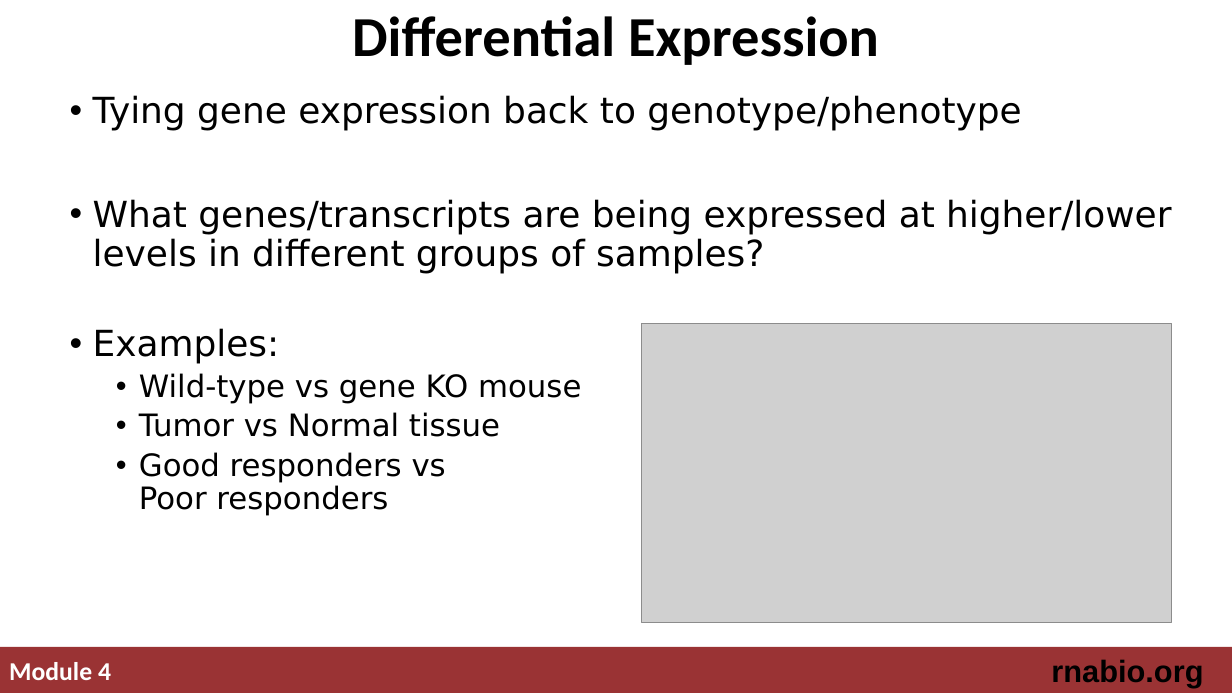
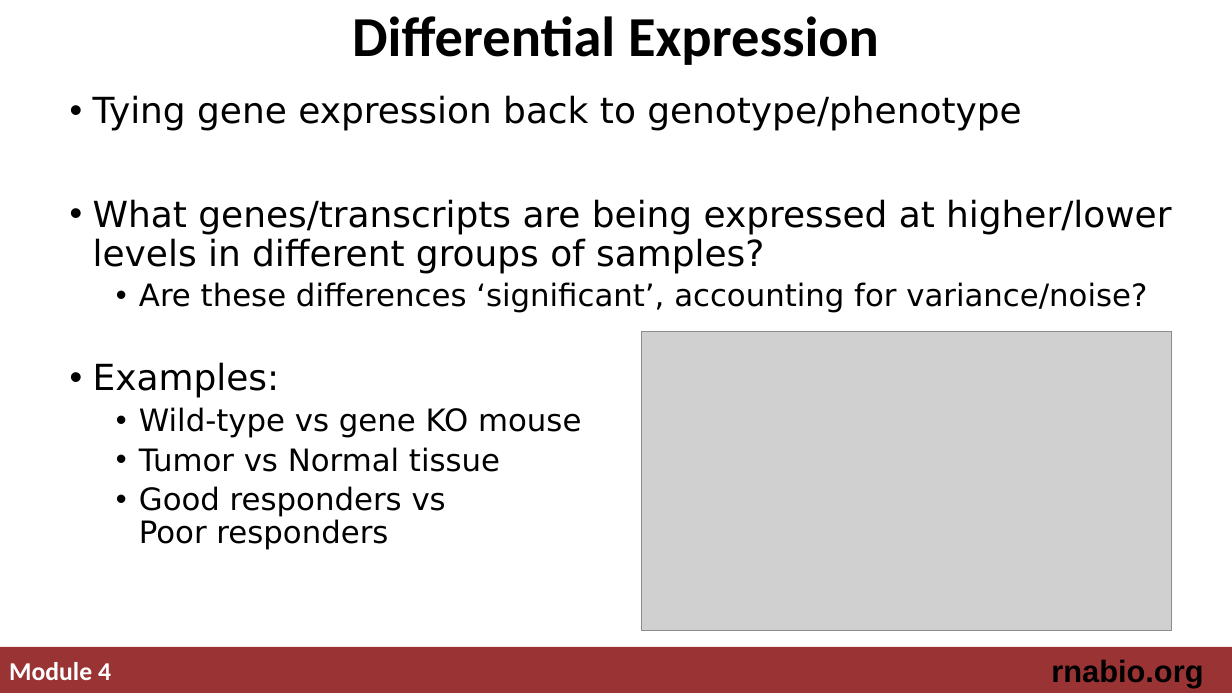
Before and after one commit to griffithlab/rnabio.org, a slide deck: slide 2 of assets/lectures/cbw/2019/RNASeq_MiniLecture_04_03_DifferentialExpression.pptx. Drawn at 1232x693 pixels with LibreOffice and Linux fonts; fonts in the diff are those of the drawing; grey boxes stand for pictures. Boxes give left, top, right and bottom in pixels: in the first picture for what was removed or moved away, otherwise in the second. Text is boxed around its words. In the diff, an @@ line names an element or a change of style, - is before the commit and + after.

Commit message:
minor edits to DE lecture

```diff
--- a/assets/lectures/cbw/2019/RNASeq_MiniLecture_04_03_DifferentialExpression.pptx
+++ b/assets/lectures/cbw/2019/RNASeq_MiniLecture_04_03_DifferentialExpression.pptx
@@ text at [139, 282, 1147, 313]: paragraph added @@
+  • Are these differences ‘significant’, accounting for variance/noise?
@@ picture: place and size @@
-picture at [642, 323, 1172, 623]
+picture at [642, 331, 1172, 630]
```
Also in this commit, not shown: 1 other file.
